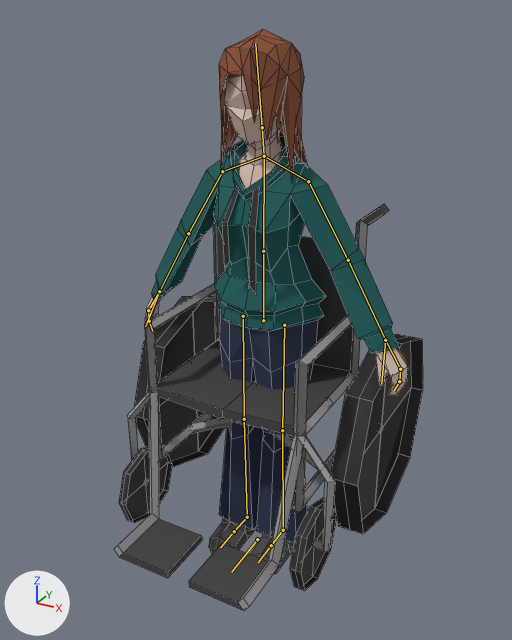
One commit to the Blender file uhhhh tristan is fat/Assets/Models/Ellie.blend: the scene before it, then after it.
The view is the same before and after, from a camera (50 mm lens) standing at (8.01, -14.47, 14.45) and looking at (-0.09, 0.26, 7.08). Every picture has the same lights, and +X, +Y and +Z are marked at lower left. The bones that bend it are drawn over the model as lines. Mesh edges are drawn as thin lines.

In view in the first picture: 'Ellie', 'Wheelchair'.
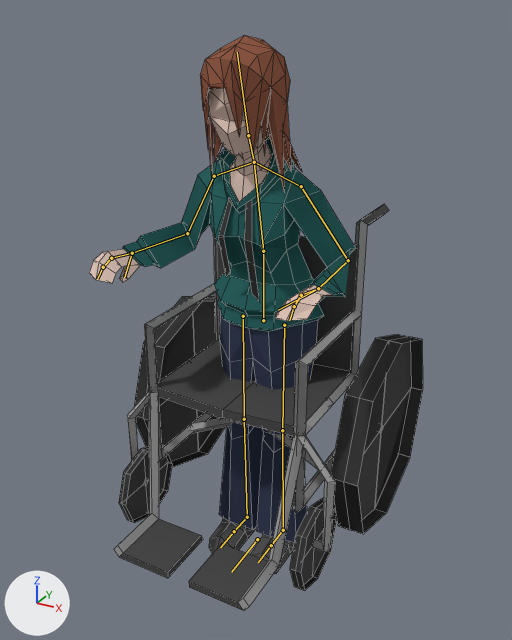
The newer file adds an action. The first version stands in its rest pose; the second is drawn at frame 1 of the action 'ellie_idle'.

The change, as a list of edits to the scene's bpy script:
```text
Change bone_chest:
    where bone_chest = bpy.data.objects['Armature'].pose.bones['Chest']  # child of 'Waist'
    bone_chest.location: (0.0, 0.0, 0.0) -> (0.0, -0.02, 0.6)
    bone_chest.rotation_quaternion: (1.0, 0.0, 0.0, 0.0) -> (0.994, 0.105, 0.0, 0.0)  # degrees (0, 0, 0) -> degrees (12, 0, 0)
Change bone_head:
    where bone_head = bpy.data.objects['Armature'].pose.bones['Head']  # child of 'Neck'
    bone_head.location: (0.0, 0.0, 0.0) -> (0.0, -0.33, 0.73)
    bone_head.rotation_quaternion: (1.0, 0.0, 0.0, 0.0) -> (0.998, 0.059, 0.0, 0.0)  # degrees (0, 0, 0) -> degrees (7, 0, 0)
Change bone_forearm_l:
    where bone_forearm_l = bpy.data.objects['Armature'].pose.bones['Forearm.L']  # child of 'UpperArm.L'
    bone_forearm_l.rotation_quaternion: (1.0, 0.0, 0.0, 0.0) -> (0.591, 0.444, 0.268, -0.618)  # degrees (0, 0, 0) -> degrees (23, 60, -79)
Change bone_hand_l:
    where bone_hand_l = bpy.data.objects['Armature'].pose.bones['Hand.L']  # child of 'Forearm.L'
    bone_hand_l.rotation_quaternion: (1.0, 0.0, 0.0, 0.0) -> (0.997, 0.035, 0.019, -0.063)  # degrees (0, 0, 0) -> degrees (4, 2, -7)
Change bone_forearm_r:
    where bone_forearm_r = bpy.data.objects['Armature'].pose.bones['Forearm.R']  # child of 'UpperArm.R'
    bone_forearm_r.rotation_quaternion: (1.0, 0.0, 0.0, 0.0) -> (0.591, 0.444, -0.268, 0.618)  # degrees (0, 0, 0) -> degrees (23, -60, 79)
Change bone_hand_r:
    where bone_hand_r = bpy.data.objects['Armature'].pose.bones['Hand.R']  # child of 'Forearm.R'
    bone_hand_r.rotation_quaternion: (1.0, 0.0, 0.0, 0.0) -> (0.997, 0.035, -0.019, 0.063)  # degrees (0, 0, 0) -> degrees (4, -2, 7)
```

What differs and where, as boxes [x1, y1, x2, y2] in the pictures (512 x 640 px):
'Ellie', posed
    before: [145, 29, 408, 574]
    after: [89, 35, 356, 574]
bone 'Chest', root to tip
    before: (263, 251) to (264, 156)
    after: (263, 251) to (254, 162)
bone 'Head', root to tip
    before: (262, 127) to (255, 43)
    after: (248, 135) to (237, 52)
bone 'Forearm.L', root to tip
    before: (348, 260) to (385, 340)
    after: (348, 260) to (318, 288)
bone 'Hand.L', root to tip
    before: (385, 340) to (400, 369)
    after: (318, 288) to (301, 295)
bone 'Forearm.R', root to tip
    before: (188, 233) to (159, 291)
    after: (187, 233) to (132, 253)
bone 'Hand.R', root to tip
    before: (159, 291) to (148, 310)
    after: (132, 253) to (111, 258)
